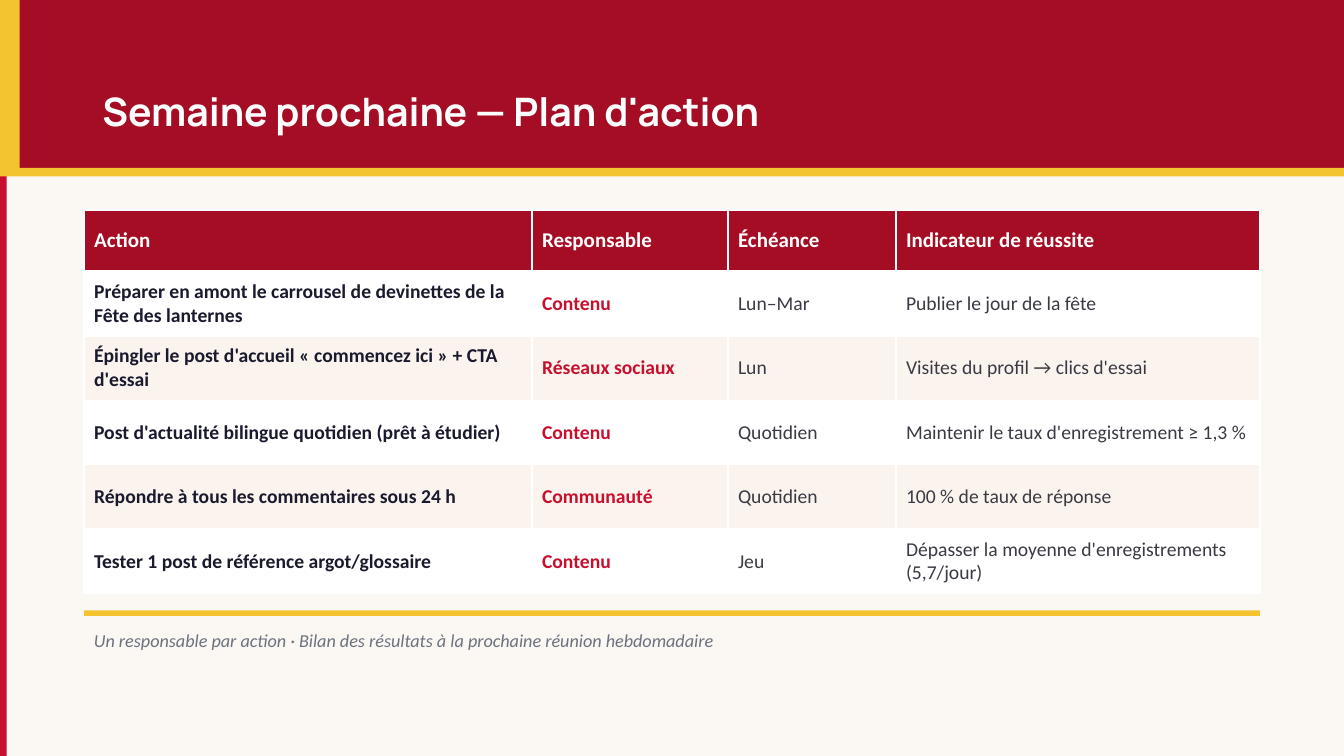
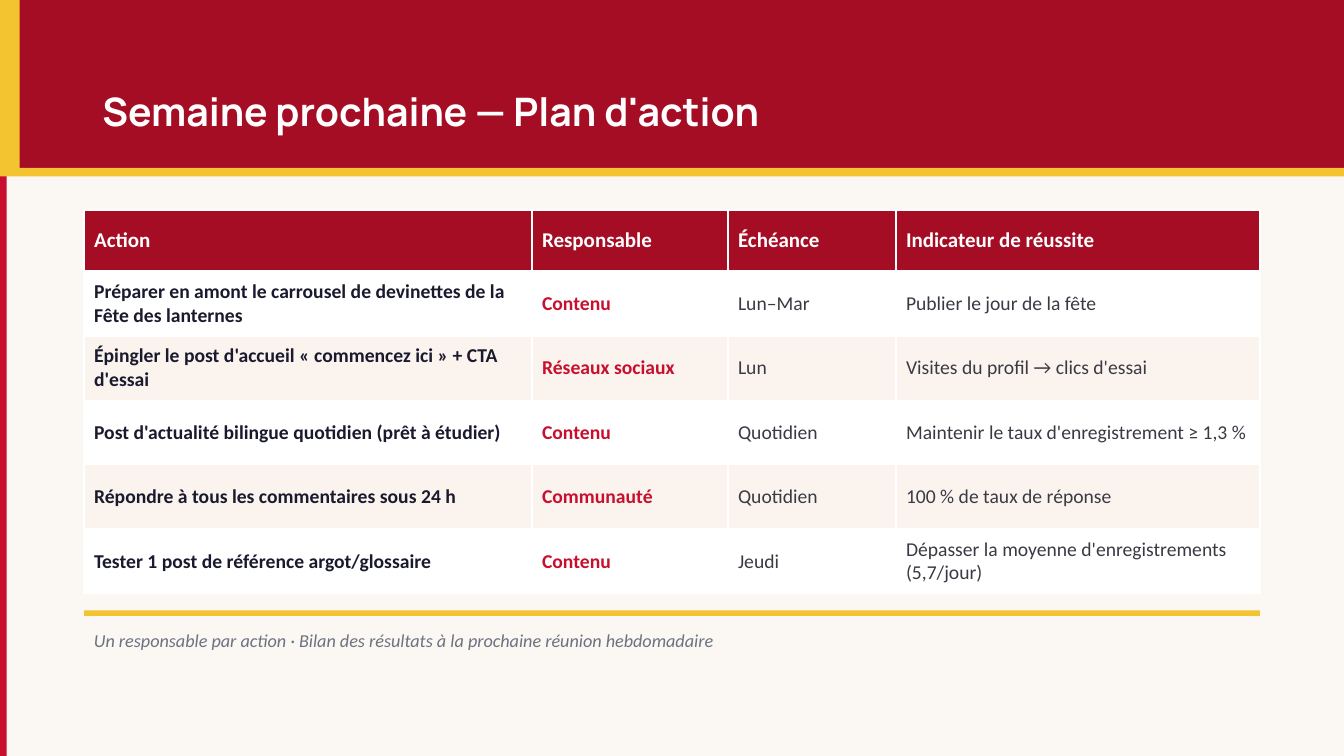
Before and after one commit to yu-ting-alice-tseng/portfolio, a slide deck: slide 7 of assets/Engoo_Weekly Report_FR.pptx. Drawn at 1344x756 pixels with LibreOffice and Linux fonts; fonts in the diff are those of the drawing. Boxes give left, top, right and bottom in pixels: in the first picture for what was removed or moved away, otherwise in the second. Text is boxed around its words. In the diff, an @@ line names an element or a change of style, - is before the commit and + after.

```diff
--- a/assets/Engoo_Weekly Report_FR.pptx
+++ b/assets/Engoo_Weekly Report_FR.pptx
@@ table at box(84, 210, 1259, 594) @@
-row 6, column 3: Jeu
+row 6, column 3: Jeudi
```
Also in this commit, not shown: 2 other slides changed, 4 slides added, 4 slides removed, 3 other files.
